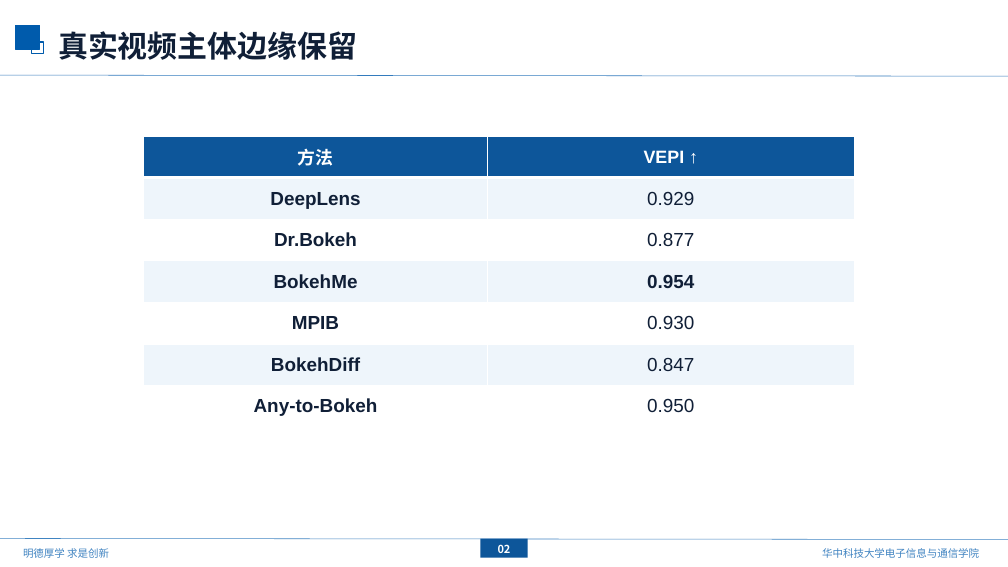
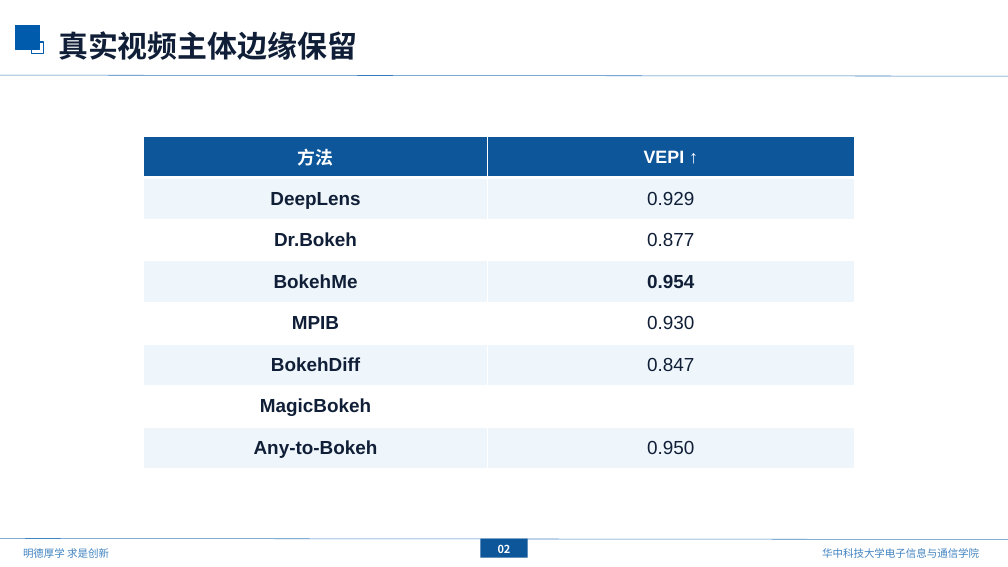
Before and after one commit to mengmcy1/OPPO-depth-guided-video-bokeh, a slide deck: slide 3 of 汇报/2026-10-16_基线更新与ATB分析/基线更新与ATB分析_1016.pptx. Drawn at 1008x567 pixels with LibreOffice and Linux fonts; fonts in the diff are those of the drawing; background and template pictures are left out. Boxes give left, top, right and bottom in pixels: in the first picture for what was removed or moved away, otherwise in the second. Text is boxed around its words. In the diff, an @@ line names an element or a change of style, - is before the commit and + after.

Commit message:
report: simplify case wording and reserve MagicBokeh VEPI row

```diff
--- a/汇报/2026-10-16_基线更新与ATB分析/基线更新与ATB分析_1016.pptx
+++ b/汇报/2026-10-16_基线更新与ATB分析/基线更新与ATB分析_1016.pptx
@@ table at bbox=[144, 136, 854, 469] @@
+row 7: MagicBokeh | 
```
Also in this commit, not shown: 3 other slides changed, 2 other files.
